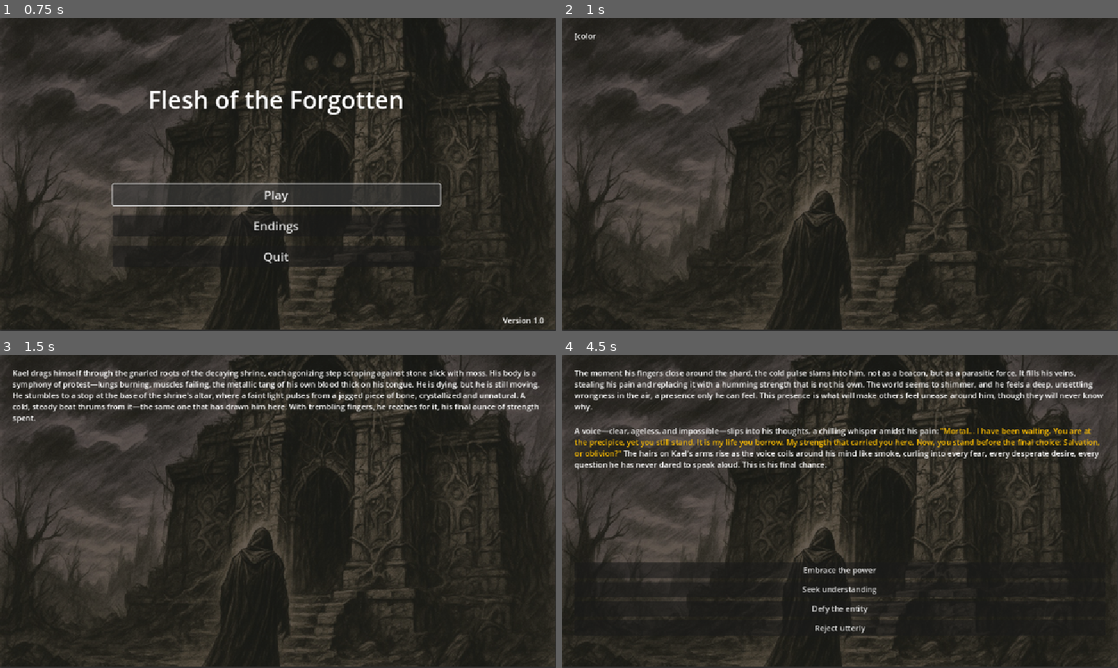
Above: before the commit, frames 1-4 (two rows, left to right).
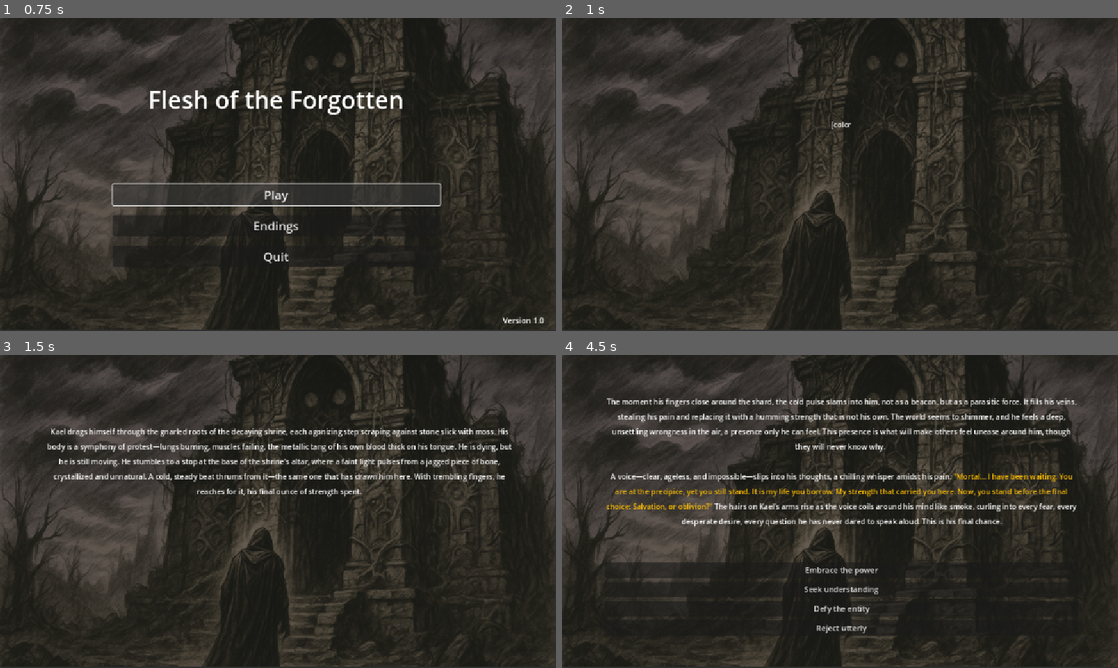
Above: after the commit, the same moments.

Repository: SafiaNassiri/Flesh-of-the-Forgotten
Game: Godot game, scene res://scenes/MainMenu.tscn
Same seed, same stepped clock (60 frames per second), same inputs: the game is played once before the commit and once after it.
Inputs (mouse positions are in pixels of both pictures, inside the frame that each line leads up to):
- Up to frame 1 (0.75 s): click "Play" at 0.5 s
- Up to frame 2 (1 s): no input
- Up to frame 3 (1.5 s): move the mouse to (400, 495) at 1.27 s; click (400, 495) at 1.42 s
- Up to frame 4 (4.5 s): tap Enter at 2 s; move the mouse to (728, 527) at 2.02 s; click (728, 527) at 2.17 s; click "Touch the shard" at 2.75 s; move the mouse to (895, 442) at 3.52 s; click (895, 442) at 3.67 s; tap Space at 4.25 s; move the mouse to (812, 574) at 4.27 s; click (812, 574) at 4.42 s

Frame 1 is identical in both runs. In frame 2, less than 0.1% of the frame differs, in the area x 2-52%, y 4-36%; in frame 3, 8.1%; in frame 4, 13%, in the area x 2-98%, y 4-89%.

Commit message:
Fixed text sizing/visual appeal

Diff:
--- a/scenes/EndGame.tscn
+++ b/scenes/EndGame.tscn
@@ -19,6 +19,7 @@
 
 [node name="Background" type="TextureRect" parent="Panel"]
 modulate = Color(1, 1, 1, 0.627451)
+layout_mode = 0
 offset_right = 1150.0
 offset_bottom = 644.0
 texture = ExtResource("2_ho1j5")
--- a/scenes/MainMenu.tscn
+++ b/scenes/MainMenu.tscn
@@ -14,6 +14,7 @@
 
 [node name="Background" type="TextureRect" parent="Panel"]
 modulate = Color(1, 1, 1, 0.627451)
+layout_mode = 0
 offset_right = 1150.0
 offset_bottom = 644.0
 texture = ExtResource("2_ow34m")
--- a/scenes/ui/DialogBox.tscn
+++ b/scenes/ui/DialogBox.tscn
@@ -21,6 +21,7 @@
 
 [node name="Background" type="TextureRect" parent="Panel"]
 modulate = Color(1, 1, 1, 0.627451)
+layout_mode = 0
 offset_right = 1150.0
 offset_bottom = 644.0
 texture = ExtResource("2_y63tx")
@@ -28,16 +29,20 @@
 
 [node name="VBox" type="VBoxContainer" parent="Panel"]
 layout_mode = 0
-offset_left = 25.0
+offset_left = 88.0
 offset_top = 25.0
-offset_right = 1125.0
+offset_right = 1069.0
 offset_bottom = 625.0
 
 [node name="DialogueText" type="RichTextLabel" parent="Panel/VBox"]
 custom_minimum_size = Vector2(0, 400)
 layout_mode = 2
+theme_override_constants/line_separation = 10
+theme_override_font_sizes/normal_font_size = 15
 bbcode_enabled = true
 fit_content = true
+horizontal_alignment = 1
+vertical_alignment = 1
 
 [node name="Choices" type="VBoxContainer" parent="Panel/VBox"]
 layout_mode = 2
